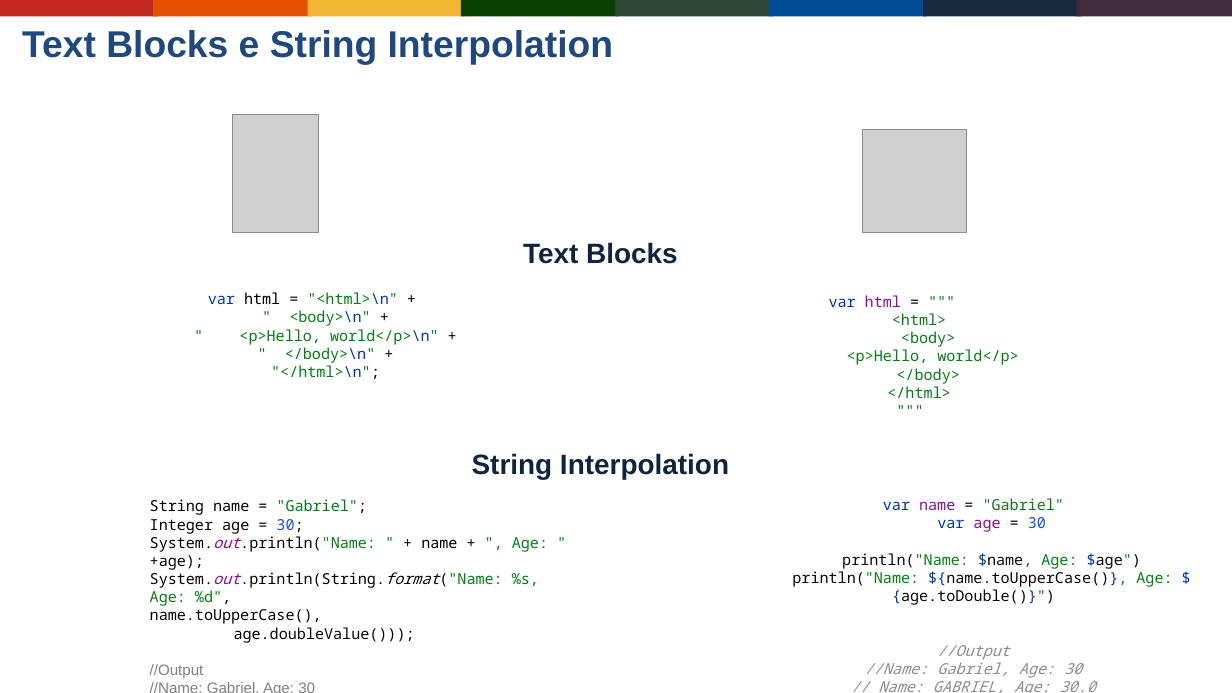
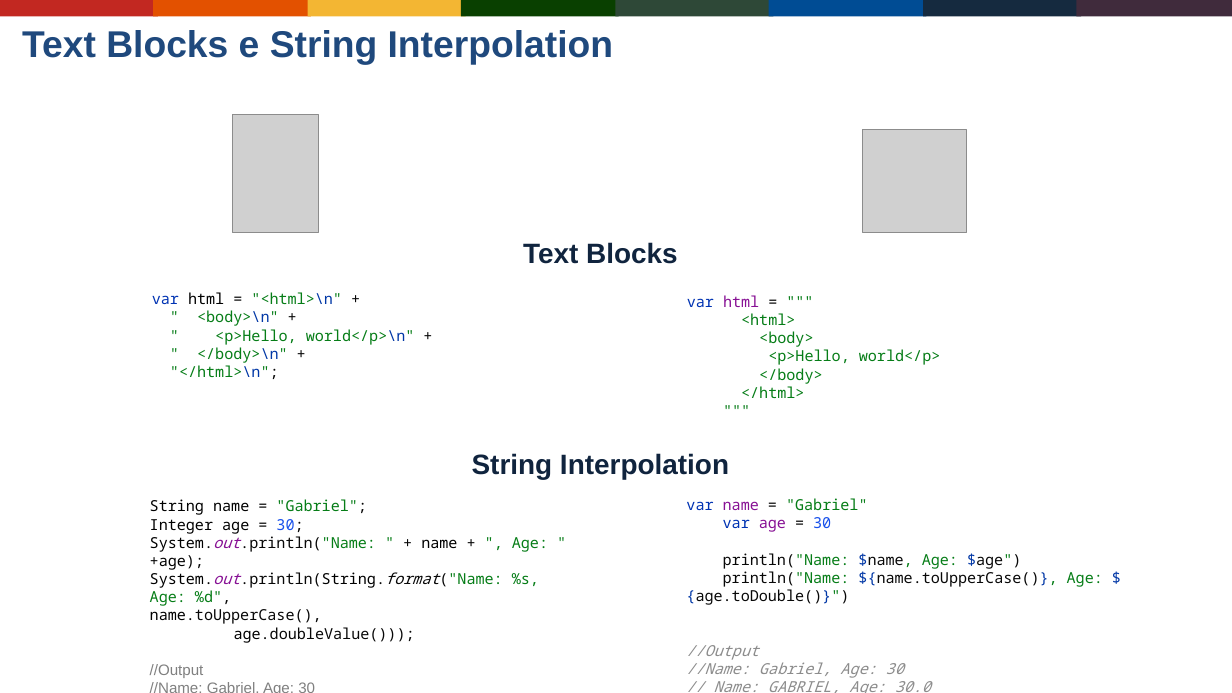
Before and after one commit to Gabrielgps25/meetup-kotlin-java-differences-features, a slide deck: slide 16 of buscando-interoperabilidade-entre-java-jvm-kotlin.odp. Drawn at 1232x693 pixels with LibreOffice and Linux fonts; fonts in the diff are those of the drawing; grey boxes stand for pictures; background and template pictures are left out. Boxes give left, top, right and bottom in pixels: in the first picture for what was removed or moved away, otherwise in the second. Text is boxed around its words. In the diff, an @@ line names an element or a change of style, - is before the commit and + after.

```diff
--- a/buscando-interoperabilidade-entre-java-jvm-kotlin.odp
+++ b/buscando-interoperabilidade-entre-java-jvm-kotlin.odp
@@ text "var html = """ <html> ...": place and size @@
-text "var html = """ <html> ..." at (829,295,1019,398)
+text "var html = """ <html> ..." at (687,295,941,398)
@@ alignment centre to left in 3 elements at (152,292,415,379), (687,295,941,398), (686,498,1103,693) @@
@@ text "var name = "Gabriel" var ...": place and size @@
-text "var name = "Gabriel" var ..." at (792,498,1172,693)
+text "var name = "Gabriel" var ..." at (686,498,1103,693)
```
Also in this commit, not shown: 9 other slides changed, 1 other file.
